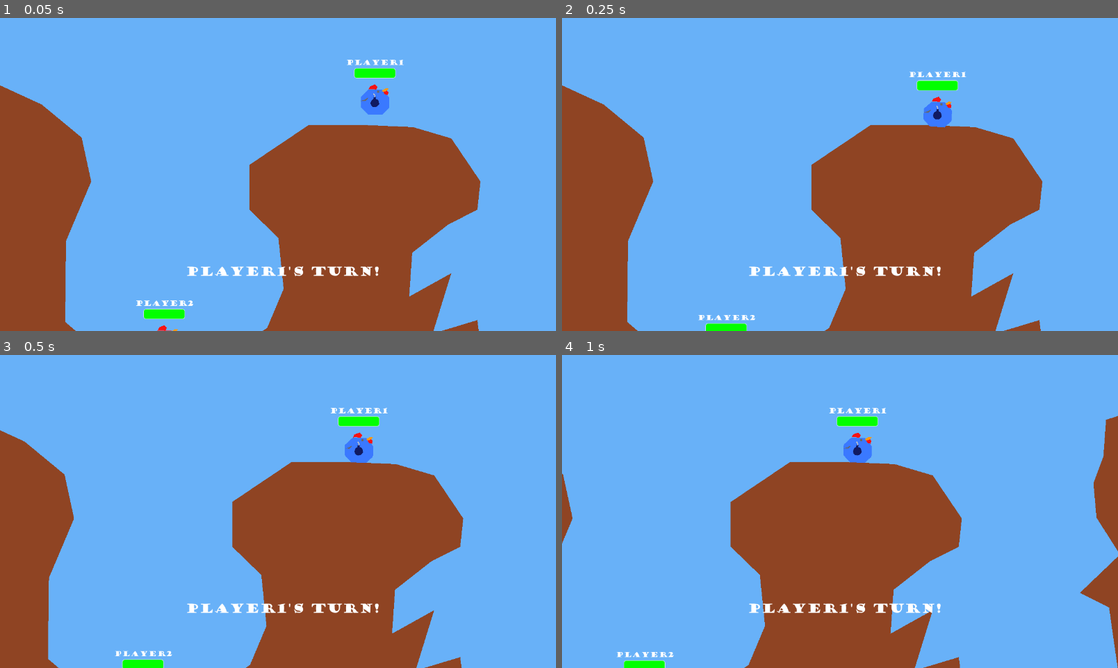
Above: before the commit, frames 1-4 (two rows, left to right).
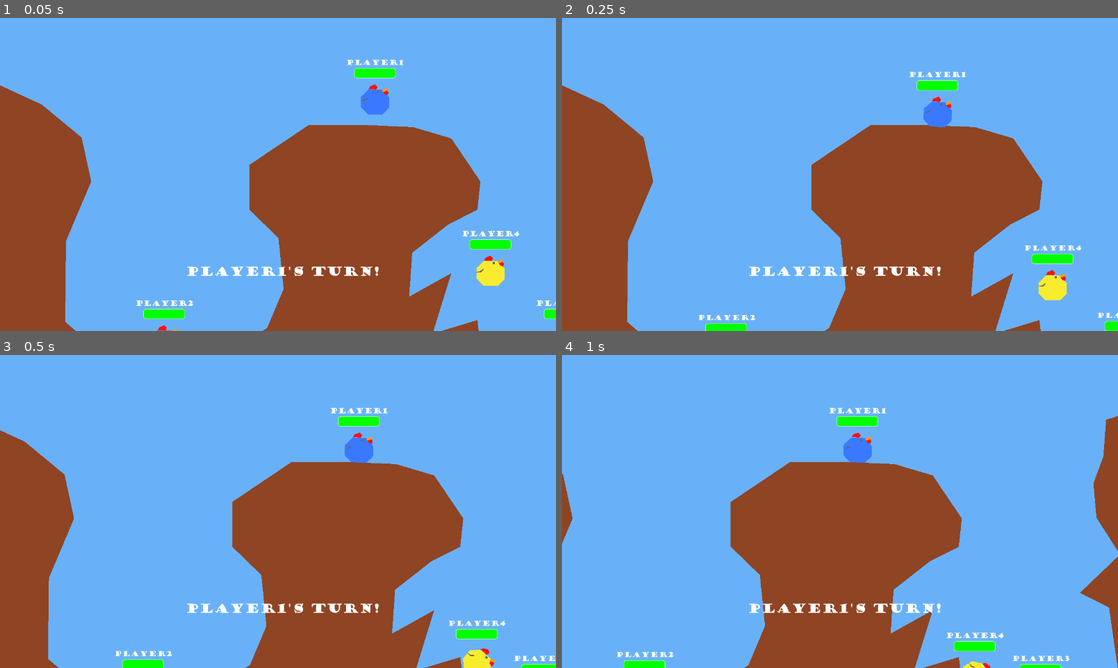
Above: after the commit, the same moments.

Repository: Athakaspen/NotWorms
Game: Godot game, scene res://MainScenes/Level.tscn
Two runs of this game, one before a commit and one after it. Both use one fixed random seed, a clock stepped at 60 frames per second and the inputs below.
Inputs (mouse positions are in pixels of both pictures, inside the frame that each line leads up to):
- Up to frame 1 (0.05 s): no input
- Up to frame 2 (0.25 s): no input
- Up to frame 3 (0.5 s): no input
- Up to frame 4 (1 s): move the mouse to (962, 495) at 0.52 s; hold D (right) from 0.53 s (still down); hold Mouse wheel down (power_down) from 0.53 s (still down); tap W (jump) at 0.77 s; tap Mouse wheel up (power_up) at 0.8 s

The runs differ from the first frame. In frame 1, 0.9% of the frame differs, in the area x 66-100%, y 24-97%; in frame 2, 0.9%, in the area x 66-100%, y 28-100%; in frame 3, 0.8%; in frame 4, 0.7%.

Commit message:
Trajectory added, power based on distance

Diff:
--- a/MainScenes/Level.tscn
+++ b/MainScenes/Level.tscn
@@ -45,6 +45,30 @@
 [node name="SpritePoly" parent="TurnQueue/Player2/PlayerBody" index="0"]
 color = Color( 0.980392, 0.184314, 0.184314, 1 )
 
+[node name="Player3" parent="TurnQueue" instance=ExtResource( 3 )]
+
+[node name="PlayerBody" parent="TurnQueue/Player3" index="0"]
+position = Vector2( 1300.1, 748 )
+
+[node name="SpritePoly" parent="TurnQueue/Player3/PlayerBody" index="0"]
+color = Color( 0.184314, 0.980392, 0.25098, 1 )
+
+[node name="Player4" parent="TurnQueue" instance=ExtResource( 3 )]
+
+[node name="PlayerBody" parent="TurnQueue/Player4" index="0"]
+position = Vector2( 1129, 588 )
+
+[node name="SpritePoly" parent="TurnQueue/Player4/PlayerBody" index="0"]
+color = Color( 0.980392, 0.929412, 0.184314, 1 )
+
+[node name="Player5" parent="TurnQueue" instance=ExtResource( 3 )]
+
+[node name="PlayerBody" parent="TurnQueue/Player5" index="0"]
+position = Vector2( 1626, 157 )
+
+[node name="SpritePoly" parent="TurnQueue/Player5/PlayerBody" index="0"]
+color = Color( 0.768627, 0.184314, 0.980392, 1 )
+
 [node name="CameraLimit" type="Position2D" parent="."]
 position = Vector2( 1920, 1080 )
 __meta__ = {
@@ -88,12 +112,15 @@
 }
 
 [node name="ReadyButton" type="Button" parent="UICanvas/UIHolder/Preturn"]
-margin_left = 514.0
+margin_left = 489.0
 margin_top = 448.0
-margin_right = 792.0
+margin_right = 822.0
 margin_bottom = 541.0
 custom_fonts/font = ExtResource( 5 )
-text = "Ready! (Y)"
+text = "Ready (Y)"
+__meta__ = {
+"_edit_use_anchors_": false
+}
 
 [node name="Turn" type="Control" parent="UICanvas/UIHolder"]
 margin_right = 40.0
@@ -130,12 +157,12 @@
 TimeGradient = SubResource( 2 )
 
 [node name="EndTurnButton" type="Button" parent="UICanvas/UIHolder/Turn"]
-margin_left = 982.0
-margin_top = 636.0
-margin_right = 1263.0
-margin_bottom = 695.0
-custom_fonts/font = ExtResource( 5 )
-text = "End Turn"
+margin_left = 882.0
+margin_top = 632.0
+margin_right = 1265.0
+margin_bottom = 697.0
+custom_fonts/font = ExtResource( 5 )
+text = "End Turn (Y)"
 __meta__ = {
 "_edit_use_anchors_": false
 }
@@ -171,3 +198,9 @@
 [editable path="TurnQueue/Player1/PlayerBody"]
 [editable path="TurnQueue/Player2"]
 [editable path="TurnQueue/Player2/PlayerBody"]
+[editable path="TurnQueue/Player3"]
+[editable path="TurnQueue/Player3/PlayerBody"]
+[editable path="TurnQueue/Player4"]
+[editable path="TurnQueue/Player4/PlayerBody"]
+[editable path="TurnQueue/Player5"]
+[editable path="TurnQueue/Player5/PlayerBody"]
--- a/MainScenes/Menu.tscn
+++ b/MainScenes/Menu.tscn
@@ -19,7 +19,7 @@
 margin_right = 864.0
 margin_bottom = 585.0
 custom_fonts/font = ExtResource( 2 )
-text = "Start"
+text = "Start (Y)"
 __meta__ = {
 "_edit_use_anchors_": false
 }
--- a/MainScenes/WinScreen.tscn
+++ b/MainScenes/WinScreen.tscn
@@ -22,12 +22,12 @@
 text = "PlayerX Wins!"
 
 [node name="MainMenuButton" type="Button" parent="UI"]
-margin_left = 464.0
-margin_top = 497.0
-margin_right = 810.0
+margin_left = 398.0
+margin_top = 498.0
+margin_right = 879.0
 margin_bottom = 602.0
 custom_fonts/font = ExtResource( 1 )
-text = "Main Menu"
+text = "Main Menu (Y)"
 __meta__ = {
 "_edit_use_anchors_": false
 }
--- a/Scripts/Level.gd
+++ b/Scripts/Level.gd
@@ -23,10 +23,6 @@
 	Input.set_custom_mouse_cursor(preload("res://Sprites/crosshair.png"), 0, Vector2(32,32))
 
 
-func _input(event):
-	if event.is_action_pressed("ui_cancel"):
-		Input.set_mouse_mode(Input.MOUSE_MODE_VISIBLE)
-
 # Called every frame. 'delta' is the elapsed time since the previous frame.
 func _process(_delta):
 	update_camera(turn_queue.get_camera_point())
--- a/Scripts/MatchUI.gd
+++ b/Scripts/MatchUI.gd
@@ -14,6 +14,8 @@
 func _unhandled_input(event):
 	if event.is_action_pressed("ready") and $Preturn/ReadyButton.visible:
 		_on_ReadyButton_pressed()
+	if event.is_action_pressed("ready") and $Turn/EndTurnButton.visible:
+		_on_EndTurnButton_pressed()
 
 # Called every frame. 'delta' is the elapsed time since the previous frame.
 #func _process(delta):
@@ -45,6 +47,11 @@
 	$Turn.visible = true
 	$Preturn.visible = false
 
+	# wait a sec before showing the end turn button
+	$Turn/EndTurnButton.visible = false
+	yield(get_tree().create_timer(1.0), "timeout")
+	$Turn/EndTurnButton.visible = true
+
 func _on_EndTurnButton_pressed():
 	level.turn_queue.end_turn()
 
--- a/Scripts/Menu.gd
+++ b/Scripts/Menu.gd
@@ -11,6 +11,10 @@
 #func _process(delta):
 #	pass
 
+func _unhandled_input(event):
+	if event.is_action_pressed("ready"):
+		_on_StartButton_pressed()
+
 
 func _on_StartButton_pressed():
 	get_tree().change_scene(level_path)
--- a/Scripts/Player.gd
+++ b/Scripts/Player.gd
@@ -8,6 +8,7 @@
 onready var turn_timer = $TurnTimer
 onready var turn_queue = $".."
 onready var aim_point = $AimPoint
+#onready var traj_line = $TrajectoryLine
 
 var controller_aim_speed = 1000
 
@@ -52,6 +53,9 @@
 
 func play_turn(turn_dur:float) -> void:
 	# print("It's %s's turn!" % name)
+	if is_dead:
+		end_turn()
+		return
 
 	is_my_turn = true
 	turn_timer.wait_time = turn_dur
@@ -62,10 +66,6 @@
 
 	# Don't return until we emit a signal
 	yield(self, "turn_done")
-
-#func wait_end_turn(dur : float):
-#	yield(get_tree().create_timer(dur), "timeout")
-#	end_turn()
 
 func end_turn():
 	player_body.set_turn_active(false)
@@ -86,6 +86,7 @@
 func do_damage(value:int) -> void:
 
 	if is_invincible: return
+	if is_dead: return
 
 	# decrease health
 	health = int(clamp(health-value, 0, MAX_HEALTH))
@@ -100,6 +101,8 @@
 
 # TODO: Death... State? Turn? Basically need to delete self more carefully
 func die():
+	if is_dead: return
+	is_dead = true
 	turn_queue.level.UI.do_deathtoast(name)
 	MatchInfo.rec_death(name)
 	if not is_my_turn:
@@ -112,7 +115,9 @@
 	else:
 		self.visible = false
 		player_body.sleeping = true
-		yield(self, "turn_done")
+
+		end_turn()
+#		yield(self, "turn_done")
 
 		# Replace queue_free with remove_child. A reference to the player node
 		# is kept in MatchInfo for later.
--- a/Scripts/PlayerBody.gd
+++ b/Scripts/PlayerBody.gd
@@ -2,36 +2,58 @@
 
 class_name PlayerBody
 
-var bomb = preload("res://SubScenes/Weapons/Bomb.tscn")
-
 export var move_force := 1100.0
 export var MAX_SPEED = 400
 export var H_damping := 3.0
-export var bomb_velocity := 600.0
 export var jump_force := 350.0
-export var air_jump_scalar := 0.65
+export var air_jump_scalar := 0.69
 
 onready var parent = $".."
 
 var is_active := false
 
+var weapon_path_list = [
+	 "res://SubScenes/Weapons/Launcher.tscn"
+]
+var weapons = {}
+var cur_weapon
+
 # Called when the node enters the scene tree for the first time.
 func _ready():
+
+	# Instance all weapons and add them to the dictionary for storage
+	for w_path in weapon_path_list:
+		var w = load(w_path).instance()
+		weapons[w.id_string] = w
+
+	switch_weapon("launcher")
+
 	set_turn_active(false)
 
+func switch_weapon(weapon_name):
+	if cur_weapon != null:
+		cur_weapon.set_inactive()
+		$RotPoint.remove_child(cur_weapon)
+	cur_weapon = weapons[weapon_name]
+	$RotPoint.add_child(cur_weapon)
+	cur_weapon.set_active()
+
 func init_preturn():
-	$RotPoint.visible = true
+	pass
+#	$RotPoint.visible = true
 
 func set_turn_active(value:bool) -> void:
 	# Set to inactive
 	if value == false:
 		is_active = false
 		$RotPoint.visible = false
+		cur_weapon.set_inactive()
 
 	# Set to active
 	elif value == true:
 		is_active = true
 		$RotPoint.visible = true
+		cur_weapon.set_active()
 
 func _process(_delta: float) -> void:
 
@@ -39,6 +61,7 @@
 	if not is_active: return
 
 	$RotPoint.look_at(parent.aim_point.global_position)
+	cur_weapon.update_trajectory(position.distance_to(parent.aim_point.position))
 
 #	if Input.is_action_just_pressed("shoot"):
 #		var b = bomb.instance()
@@ -52,10 +75,11 @@
 	if not is_active: return
 
 	if event.is_action_pressed("shoot"):
-		var b = bomb.instance()
-		b.transform = $RotPoint/ShootPoint.global_transform
-		parent.turn_queue.level.projectile_holder.add_child(b)
-		b.apply_central_impulse(b.transform.x * bomb_velocity * b.mass)
+		cur_weapon.do_shoot(position.distance_to(parent.aim_point.position))
+	elif event.is_action_pressed("power_up"):
+		cur_weapon.do_power_up()
+	elif event.is_action_pressed("power_down"):
+		cur_weapon.do_power_down()
 
 func _physics_process(delta: float) -> void:
 
@@ -101,12 +125,3 @@
 		if linear_velocity.y > 0:
 			var jump_bonus = linear_velocity.y * 0.8
 			apply_central_impulse(Vector2.UP * jump_bonus * mass)
-
-
-
-#	if Input.is_action_just_pressed("power_up"):
-#			bomb_velocity += 20
-#			bomb_velocity = clamp(bomb_velocity, 100, 1500)
-#	elif Input.is_action_just_pressed("power_down"):
-#			bomb_velocity -= 20
-#			bomb_velocity = clamp(bomb_velocity, 100, 1500)
--- a/Scripts/Singletons/MatchInfo.gd
+++ b/Scripts/Singletons/MatchInfo.gd
@@ -7,19 +7,23 @@
 
 var player_info = {}
 
+var projectile_holder : Node2D
+var terrain_holder : Node2D
+
 # Called when the node enters the scene tree for the first time.
 func _ready():
 	pass # Replace with function body.
 
 # Get information at the start of a match
 func initialize_match(turn_queue:TurnQueue) -> void:
+	projectile_holder = turn_queue.level.projectile_holder
+	terrain_holder = turn_queue.level.get_node("Terrain")
+
 	winner = "UNDEFINED"
 
 	# Create a dict of the players to reference later
 	for player in turn_queue.get_children():
 		player_info[player.name] = player
-
-	return
 
 # Set the name of the winner, for use on winscreen
 func set_winner(playername:String):
--- /dev/null
+++ b/Scripts/Singletons/Utilities.gd
@@ -0,0 +1,19 @@
+extends Node
+
+
+# Declare member variables here. Examples:
+# var a = 2
+# var b = "text"
+
+
+# Called when the node enters the scene tree for the first time.
+func _ready():
+	pass # Replace with function body.
+
+func _input(event):
+	if event.is_action_pressed("ui_cancel"):
+		Input.set_mouse_mode(Input.MOUSE_MODE_VISIBLE)
+
+# Called every frame. 'delta' is the elapsed time since the previous frame.
+#func _process(delta):
+#	pass
--- a/Scripts/TurnQueue.gd
+++ b/Scripts/TurnQueue.gd
@@ -28,24 +28,36 @@
 
 var active_player : Player
 var winner : Player = null
+var player_list
 
 func initialize():
-	active_player = get_child(0)
+	player_list = get_children()
 	MatchInfo.initialize_match(self)
 	main_loop()
 
 func main_loop():
 	while true:
+		active_player = get_next_player()
 		STATE = State.PRETURN
 		yield(init_preturn(), "completed")
+
+		# Stop if we've detected that the game is over
+		if STATE == State.GAMEOVER: break
+		if active_player.is_dead:
+			continue
+
 		STATE = State.TURN
 		yield(play_turn(), "completed")
 
 		# Stop if we've detected that the game is over
 		if STATE == State.GAMEOVER: break
 
-		var new_index : int = (active_player.get_index() + 1) % get_child_count()
-		active_player = get_child(new_index)
+func get_next_player():
+	var new_player = null
+	while (new_player == null or new_player.is_dead):
+		new_player = player_list.pop_front()
+		player_list.append(new_player)
+	return new_player
 
 func _process(delta : float) -> void:
 	check_win()
@@ -88,7 +100,7 @@
 
 		winner.set_invincible()
 
-		# Remove the winner as a child or it will be forably deleted
+		# Remove the winner as a child or it will be forceably deleted
 		remove_child(winner)
 		# Go straight to win screen
 		get_tree().change_scene(winscreen_path)
@@ -101,7 +113,6 @@
 		level.UI.do_deathtoast("Everyone")
 
 var prev_cam_point : Vector2
-
 # Return the point the camera should be moving towards this frame.
 func get_camera_point() -> Vector2:
 
@@ -118,7 +129,8 @@
 			cam_point = player_pos
 		CamMode.MIDPOINT:
 			# follow weighted midpoint of aiming
-			cam_point = (2*player_pos + active_player.aim_point.global_position) / 3
+			var player_weight = 1.5
+			cam_point = (player_weight*player_pos + active_player.aim_point.global_position) / (1+player_weight)
 		CamMode.PROJECTILE:
 			#TODO
 			cam_point = Vector2.ZERO
--- a/Scripts/WinScreen.gd
+++ b/Scripts/WinScreen.gd
@@ -28,6 +28,9 @@
 #func _process(delta):
 #	pass
 
+func _unhandled_input(event):
+	if event.is_action_pressed("ready"):
+		_on_MainMenuButton_pressed()
 
 func _on_MainMenuButton_pressed():
 	get_tree().change_scene(menu_path)
--- a/SubScenes/Player/PlayerBody.tscn
+++ b/SubScenes/Player/PlayerBody.tscn
@@ -46,12 +46,10 @@
 [node name="RotPoint" type="Position2D" parent="."]
 
 [node name="BombGraphic" type="Polygon2D" parent="RotPoint"]
+visible = false
 color = Color( 0.0705882, 0.105882, 0.384314, 1 )
 polygon = PoolVector2Array( -4, 10, -8, 7, -10, 2, -9, -3, -7, -6, -3, -9, -3, -13, 2, -14, 2, -9, 7, -7, 9, -3, 10, 3, 8, 6, 5, 9, 1, 10 )
 
 [node name="Fuse" type="Polygon2D" parent="RotPoint/BombGraphic"]
 color = Color( 0.776471, 0.776471, 0.776471, 1 )
 polygon = PoolVector2Array( -1, -13, -1, -16, -4, -20, -2, -22, 1, -17, 1, -13 )
-
-[node name="ShootPoint" type="Position2D" parent="RotPoint"]
-position = Vector2( 50, 0 )
--- /dev/null
+++ b/SubScenes/Weapons/Launcher.gd
@@ -0,0 +1,78 @@
+extends Node2D
+
+var id_string = "launcher"
+var pretty_name = "Launcher"
+var description = "Does what is says on the tin. Launches."
+
+var MAX_SHOOT_VEL := 1000.0
+var MIN_SHOOT_VEL := 200.0
+var STEP_SHOOT_VEL:= 50.0
+var shoot_velocity := 600.0
+var projectile_mass := 1.0
+var projectile_gravity := 6.0
+
+# Length of the Trajectory Line in points
+var traj_length = 100
+
+var projectile_res = preload("res://SubScenes/Weapons/Bomb.tscn")
+
+onready var shoot_point = $ShootPoint
+onready var traj_line = $TrajectoryLine
+
+# Whether this weapon is the current weapon of the player
+var is_active = false
+
+# Called when the node enters the scene tree for the first time.
+func _ready():
+	pass # Replace with function body.
+
+# dist is the distance away the player is aiming
+func do_shoot(dist : float):
+	var p = projectile_res.instance()
+	p.mass = projectile_mass
+	p.gravity_scale = projectile_gravity
+	p.transform = shoot_point.global_transform
+	MatchInfo.projectile_holder.add_child(p)
+	p.apply_central_impulse(p.transform.x * dist * p.mass)
+#	p.apply_central_impulse(p.transform.x * shoot_velocity * p.mass)
+
+func do_power_up():
+	shoot_velocity = clamp(shoot_velocity + STEP_SHOOT_VEL, MIN_SHOOT_VEL, MAX_SHOOT_VEL)
+
+func do_power_down():
+	shoot_velocity = clamp(shoot_velocity - STEP_SHOOT_VEL, MIN_SHOOT_VEL, MAX_SHOOT_VEL)
+
+func set_active():
+	is_active = true
+
+func set_inactive():
+	is_active = false
+
+func _process(delta):
+	# reset the line object transform so it drawin in the right place
+	traj_line.global_transform = Transform.IDENTITY
+
+var line_detail = 0.02
+
+# This was basically taken from the destructable terrain video too
+# dist is the distance of the aim spot from the player
+func update_trajectory(dist):
+	traj_line.clear_points()
+	var pos = shoot_point.global_position
+	var vel = shoot_point.global_transform.x * dist
+#	var vel = shoot_point.global_transform.x * shoot_velocity
+	for i in range(traj_length):
+		traj_line.add_point(pos)
+		# the number is a scalar that makes it line up, found from trial and error
+		vel.y += projectile_gravity * line_detail * 103.6
+		pos += vel * line_detail
+
+		# stop the line when it hits terrain
+		var did_collide = false
+		for terrain_body in MatchInfo.terrain_holder.get_children():
+			var terr_poly = terrain_body.get_node("RenderPoly")
+			if Geometry.is_point_in_polygon(terr_poly.to_local(pos), terr_poly.polygon):
+				did_collide = true
+				break
+		if did_collide:
+			break
--- /dev/null
+++ b/SubScenes/Weapons/Launcher.tscn
@@ -0,0 +1,25 @@
+[gd_scene load_steps=3 format=2]
+
+[ext_resource path="res://SubScenes/Weapons/Launcher.gd" type="Script" id=1]
+
+[sub_resource type="Curve" id=1]
+_data = [ Vector2( 0, 0.727273 ), 0.0, 0.644156, 0, 0, Vector2( 0.290323, 0.990909 ), 0.0, 0.0, 0, 0, Vector2( 1, 0 ), -3.01948, 0.0, 0, 0 ]
+
+[node name="Launcher" type="Node2D"]
+script = ExtResource( 1 )
+
+[node name="SpritePoly" type="Polygon2D" parent="."]
+color = Color( 0, 0, 0, 1 )
+polygon = PoolVector2Array( -3, 3, -3, -3, 4, -3, 21, -1, 21, 1, 4, 3 )
+
+[node name="ShootPoint" type="Position2D" parent="."]
+position = Vector2( 50, 0 )
+__meta__ = {
+"_gizmo_extents_": 5.0
+}
+
+[node name="TrajectoryLine" type="Line2D" parent="."]
+z_index = -5
+width = 8.0
+width_curve = SubResource( 1 )
+default_color = Color( 1, 1, 1, 1 )
--- a/project.godot
+++ b/project.godot
@@ -39,6 +39,7 @@
 [autoload]
 
 MatchInfo="*res://Scripts/Singletons/MatchInfo.gd"
+Utilities="*res://Scripts/Singletons/Utilities.gd"
 
 [display]
 
